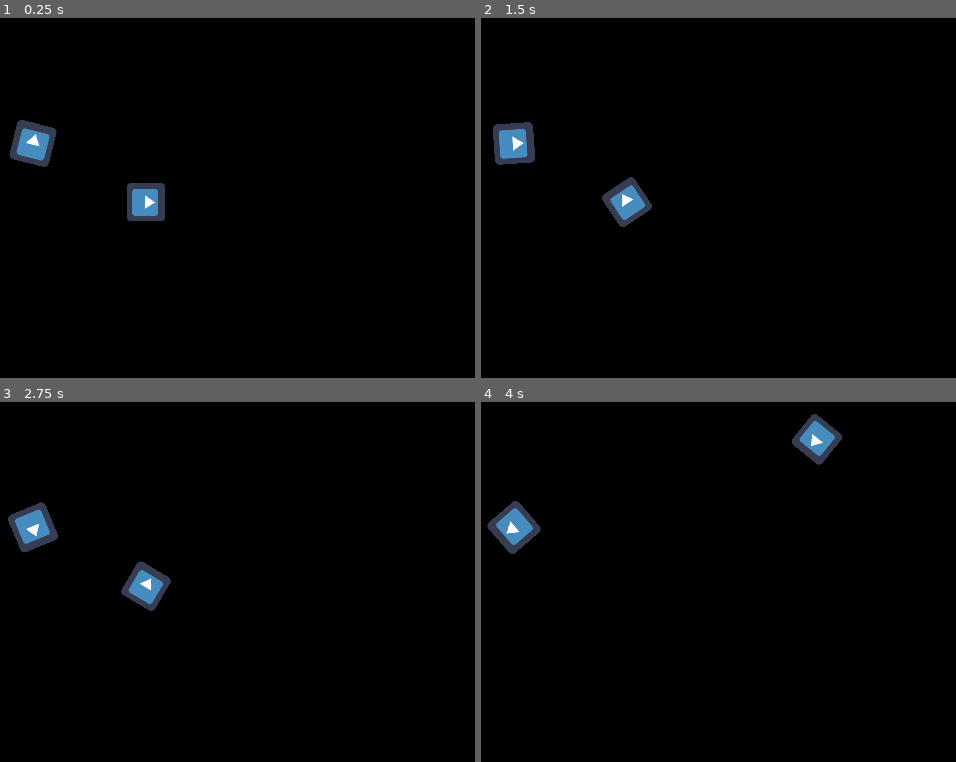
Above: before the commit, frames 1-4 (two rows, left to right).
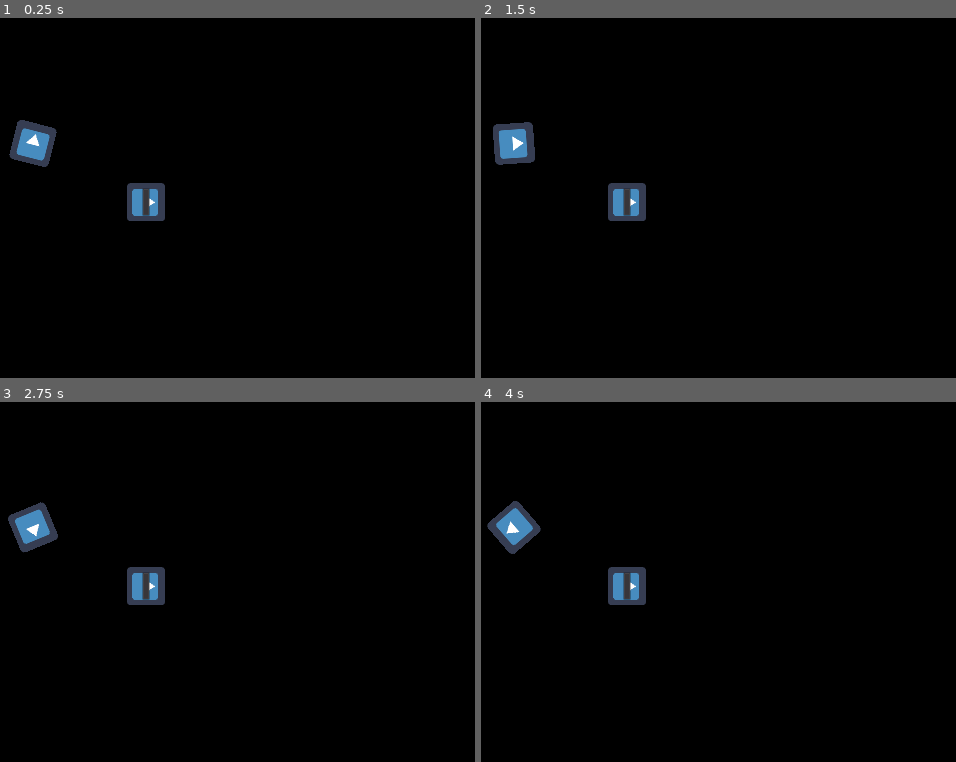
Above: after the commit, the same moments.

Repository: RJPrinceNZ/CargoSpace
Game: Godot game, scene res://World.tscn
Two runs of this game, one before a commit and one after it. Both use one fixed random seed, a clock stepped at 60 frames per second and the inputs below. The project has no main scene, so this scene is started directly. The engine's default icon, where the game draws it, is replaced by a stand-in: a white triangle on a blue panel in a dark square.
Inputs:
- Up to frame 1 (0.25 s): no input
- Up to frame 2 (1.5 s): hold Right (ui_right) 0.53-1.28 s; hold Left (ui_left) from 1.28 s (still down)
- Up to frame 3 (2.75 s): release Left (ui_left) at 2.03 s; hold Right (ui_right) from 2.03 s (still down)
- Up to frame 4 (4 s): release Right (ui_right) at 2.78 s; hold Up (ui_up) 2.78-3.53 s; hold Left (ui_left) from 3.53 s (still down)

The runs differ from the first frame. In frame 1, 0.1% of the frame differs, in the area x 29-32%, y 47-55%; in frame 2, 0.6%; in frame 3, 0.5%; in frame 4, 1.7%, in the area x 26-76%, y 3-57%.
Error after the commit: Parse Error: Can't assign to an expression (res://Player.gd:25)

Commit message:
Fuel Timer

Diff:
--- a/Player.gd
+++ b/Player.gd
@@ -9,13 +9,20 @@
 var current_rotation = 0
 var moving = false
 var speed_limit = 100
+var no_fuel = false
 
 func _ready():
-	current_rotation = 0
+	pass
+
+
 func get_vector(angle):
 	return Vector2(sin(angle), cos(angle))
 
+
 func _process(delta):
+	var Fuel = 80
+	Fuel = get_node("Fuel_Timer").get_wait_time()
+	get_node("Fuel_Bar").get_value() = Fuel
 	if Input.is_action_pressed("ui_left"): #Rotation
 		rot_dir -= 1
 		#current_rotation -= rotation_speed
@@ -33,7 +40,8 @@
 #			current_rotation += 360
 	rotation = rotation_speed * delta * rot_dir
 	if Input.is_action_pressed("ui_up"):
-		velocity = Vector2(speed_limit, 0).rotated(rotation)
+		if no_fuel == false:
+			velocity = Vector2(speed_limit, 0).rotated(rotation)
 #		move_vec = move_vec.normalize()
 		#change_speed()
 		#move_and_slide(move_vec * speed_limit)
@@ -149,3 +157,7 @@
 	moving = true
 	position.x += Xspeed * delta
 	position.y += -Yspeed * delta
+
+
+func _on_Fuel_Timer_timeout():
+	no_fuel = true
--- a/Player.tscn
+++ b/Player.tscn
@@ -15,3 +15,22 @@
 
 [node name="CollisionShape2D" type="CollisionShape2D" parent="."]
 shape = SubResource( 1 )
+
+[node name="Fuel_Timer" type="Timer" parent="."]
+wait_time = 80.0
+one_shot = true
+autostart = true
+
+[node name="Fuel_Bar" type="ProgressBar" parent="."]
+margin_left = -2.00573
+margin_top = -6.84309
+margin_right = 1.99427
+margin_bottom = 7.15691
+max_value = 80.0
+step = 1.0
+percent_visible = false
+__meta__ = {
+"_edit_use_anchors_": false
+}
+
+[connection signal="timeout" from="Fuel_Timer" to="." method="_on_Fuel_Timer_timeout"]
